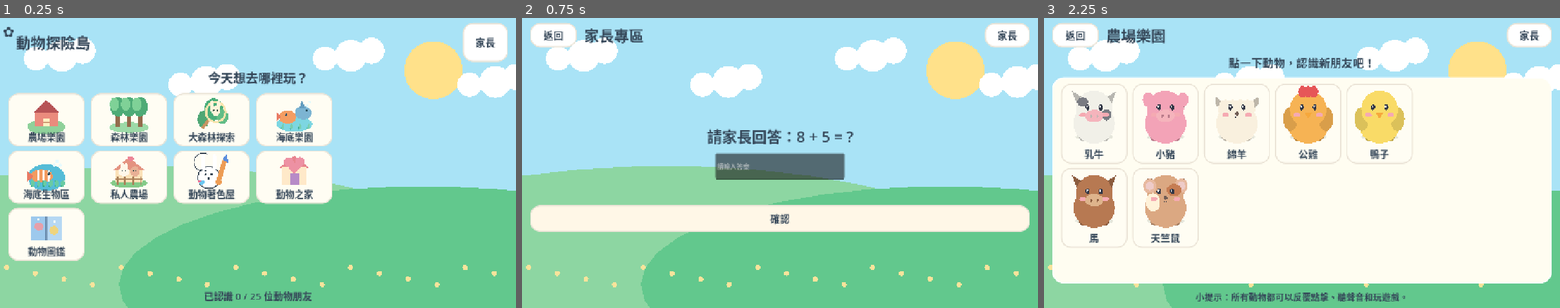
Above: before the commit, frames 1-3 (left to right).
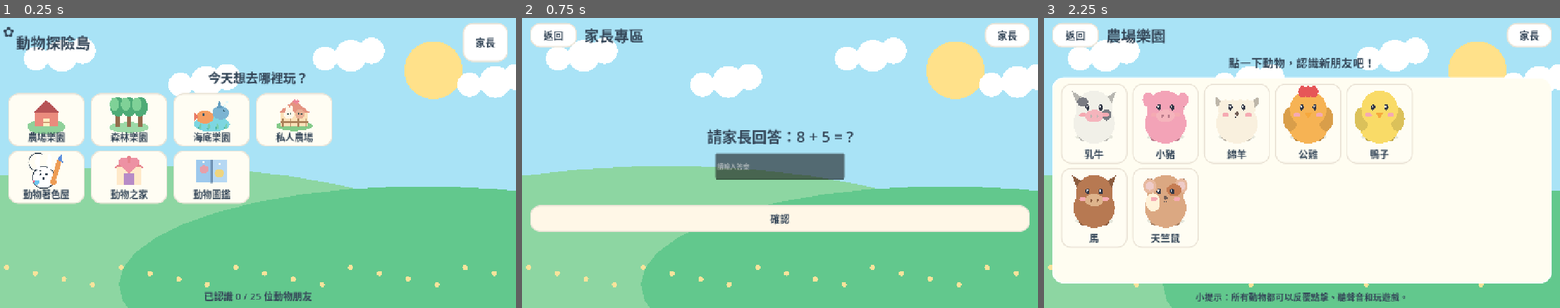
Above: after the commit, the same moments.

Repository: jimmy0933b3-sudo/farm
Game: Godot game, scene res://scenes/Main.tscn
Two runs of this game, one before a commit and one after it. Both use one fixed random seed, a clock stepped at 60 frames per second and the inputs below.
Inputs (mouse positions are in pixels of both pictures, inside the frame that each line leads up to):
- Up to frame 1 (0.25 s): no input
- Up to frame 2 (0.75 s): click "家長" at 0.5 s
- Up to frame 3 (2.25 s): click "返回" at 1.25 s; click (1090, 119) at 2.02 s

The runs differ from the first frame. In frame 1, 9.0% of the frame differs, in the area x 1-65%, y 27-84%; in frame 2, nothing differs; in frame 3, nothing differs.

Commit message:
feat: nest forest/ocean exploration under parks and fix scrollable parental settings

Diff:
--- a/scripts/Main.gd
+++ b/scripts/Main.gd
@@ -84,7 +84,7 @@
 			elif screen in ["forest_search","forest_done"]:
 				show_zone("forest")
 			elif screen in ["ocean_search","ocean_done"]:
-				show_home()
+				show_zone("ocean")
 			else:
 				show_home()
 
@@ -273,10 +273,8 @@
 	scrolling.add_child(cards)
 	var places = [
 		{"title":"農場樂園","sub":"認識農場的動物朋友","zone":"farm"},
-		{"title":"森林樂園","sub":"看看森林有哪些動物","zone":"forest"},
-		{"title":"大森林探索","sub":"左右滑動森林找動物","zone":"forest_explore"},
-		{"title":"海底樂園","sub":"認識六位海洋動物朋友","zone":"ocean_park"},
-		{"title":"海底生物區","sub":"左右滑動海底尋找動物","zone":"ocean"},
+		{"title":"森林樂園","sub":"認識動物＋探索大森林","zone":"forest"},
+		{"title":"海底樂園","sub":"認識海洋朋友＋海底尋寶","zone":"ocean_park"},
 		{"title":"私人農場","sub":"把認識的動物放進農場","zone":"private_farm"},
 		{"title":"動物著色屋","sub":"幫收集到的動物上顏色","zone":"coloring"},
 		{"title":"動物之家","sub":"餵食、洗澡、玩耍","zone":"care"},
@@ -291,7 +289,7 @@
 		# Picture + title already convey the action; avoid a second line that overflows small landscape screens.
 	var count = int(progress.data["collected"].size())
 	layout.add_child(_label("已認識 %d / %d 位動物朋友" % [count,animals.size()],24))
-	_narrate("歡迎來到動物探險島！點大森林探索的圖片，就能左右滑動森林，找小動物喔！")
+	_narrate("歡迎來到動物探險島！先選森林樂園或海底樂園，可以看動物，也可以在裡面找動物朋友！")
 
 func _go(where: String) -> void:
 	match where:
@@ -343,7 +341,7 @@
 func show_ocean_search() -> void:
 	current_zone="ocean"
 	var layout=_switch("ocean_search","home")
-	_header(layout,"海底生物區",Callable(self,"show_home"))
+	_header(layout,"海底探索",Callable(self,"show_zone").bind("ocean"))
 	var ocean_animals: Array=[]
 	for info in animals:
 		if str(info.get("zone",""))=="ocean":
@@ -357,7 +355,7 @@
 
 func show_ocean_complete() -> void:
 	var layout=_switch("ocean_done","home")
-	_header(layout,"海底探險完成！",Callable(self,"show_home"))
+	_header(layout,"海底探險完成！",Callable(self,"show_zone").bind("ocean"))
 	layout.add_child(_label("太棒了！六種海底生物都找到了！",31))
 	var panel=_panel()
 	panel.size_flags_vertical=Control.SIZE_EXPAND_FILL
@@ -375,7 +373,7 @@
 	actions.alignment=BoxContainer.ALIGNMENT_CENTER
 	layout.add_child(actions)
 	actions.add_child(_button("再找一次",Callable(self,"show_ocean_search"),Color("#E5EFFF"),Vector2(220,72)))
-	actions.add_child(_button("回首頁",Callable(self,"show_home"),Color("#DEEFDA"),Vector2(220,72)))
+	actions.add_child(_button("海底樂園",Callable(self,"show_zone").bind("ocean"),Color("#DEEFDA"),Vector2(220,72)))
 	_narrate("六種海洋朋友都找到囉！可以再玩一次，也可以把牠們帶去私人農場的大水池！")
 
 func show_coloring() -> void:
@@ -737,17 +735,58 @@
 func show_settings() -> void:
 	var layout = _switch("settings")
 	_header(layout,"家長設定",Callable(self,"show_home"))
+	# The header stays fixed. All settings AND explanatory information scroll.
+	var scroll = TouchAnimalScroll.new()
+	scroll.size_flags_horizontal = Control.SIZE_EXPAND_FILL
+	scroll.size_flags_vertical = Control.SIZE_EXPAND_FILL
+	layout.add_child(scroll)
+	var content = VBoxContainer.new()
+	content.size_flags_horizontal = Control.SIZE_EXPAND_FILL
+	content.add_theme_constant_override("separation",13)
+	scroll.add_child(content)
 	var settings: Dictionary = progress.data["settings"]
-	for item in [["sound","動物音效"],["speech","中文語音引導"],["reduce_motion","降低動畫強度"]]:
+	content.add_child(_section_title("遊戲體驗","🔊"))
+	for item in [
+		["sound","動物音效","播放動物的聲音與遊戲鼓勵音效"],
+		["speech","中文語音引導","讓還不認識文字的孩子也能玩"],
+		["reduce_motion","溫和動畫","減少快速跳動，維持舒適節奏"]
+	]:
 		var key = str(item[0])
+		var row_panel = _panel()
+		row_panel.custom_minimum_size = Vector2(0,88)
+		content.add_child(row_panel)
 		var row = HBoxContainer.new()
-		row.alignment = BoxContainer.ALIGNMENT_CENTER
-		row.add_theme_constant_override("separation",20)
-		layout.add_child(row)
-		row.add_child(_label(str(item[1]),28))
-		row.add_child(_button("開啟" if bool(settings.get(key,false)) else "關閉", Callable(self,"_toggle").bind(key),Color("#FDEBD3")))
-	layout.add_child(_label("資料會保存在本機。沒有廣告，也不需要登入。",23))
-	layout.add_child(_spacer())
+		row.add_theme_constant_override("separation",14)
+		row_panel.add_child(row)
+		var text_side = VBoxContainer.new()
+		text_side.size_flags_horizontal = Control.SIZE_EXPAND_FILL
+		row.add_child(text_side)
+		text_side.add_child(_label(str(item[1]),25,HORIZONTAL_ALIGNMENT_LEFT))
+		text_side.add_child(_label(str(item[2]),17,HORIZONTAL_ALIGNMENT_LEFT,Color("#637A83")))
+		var on=bool(settings.get(key,false))
+		var b=_button("✓ 開" if on else "○ 關",Callable(),Color("#D6EEDF") if on else Color("#EAEFF4"),Vector2(120,58))
+		scroll.wire_button(b,Callable(self,"_toggle").bind(key))
+		row.add_child(b)
+	content.add_child(_section_title("陪伴孩子的小提醒","♥"))
+	for note in [
+		"遊戲完全離線，不需要註冊帳號，也沒有廣告。",
+		"動物圖鑑、私人農場住客、著色作品都會保存在此裝置。",
+		"四歲孩子可以用大圖示、觸摸、拖曳與語音來探索。",
+		"長時間遊玩後可以休息、眨眨眼，和家人聊聊認識的新動物。"
+	]:
+		var panel=_panel()
+		content.add_child(panel)
+		var note_label=_label(note,21,HORIZONTAL_ALIGNMENT_LEFT)
+		note_label.custom_minimum_size=Vector2(0,68)
+		panel.add_child(note_label)
+	content.add_child(_label("往上滑動，可以查看所有家長設定與說明。",17,HORIZONTAL_ALIGNMENT_LEFT,Color("#6F8391")))
+
+func _section_title(message: String, symbol: String) -> HBoxContainer:
+	var row=HBoxContainer.new()
+	row.add_theme_constant_override("separation",12)
+	row.add_child(_label(symbol,29,HORIZONTAL_ALIGNMENT_LEFT,Color("#E89A64")))
+	row.add_child(_label(message,28,HORIZONTAL_ALIGNMENT_LEFT,Color("#344658")))
+	return row
 
 func _toggle(key: String) -> void:
 	progress.toggle_setting(key)
